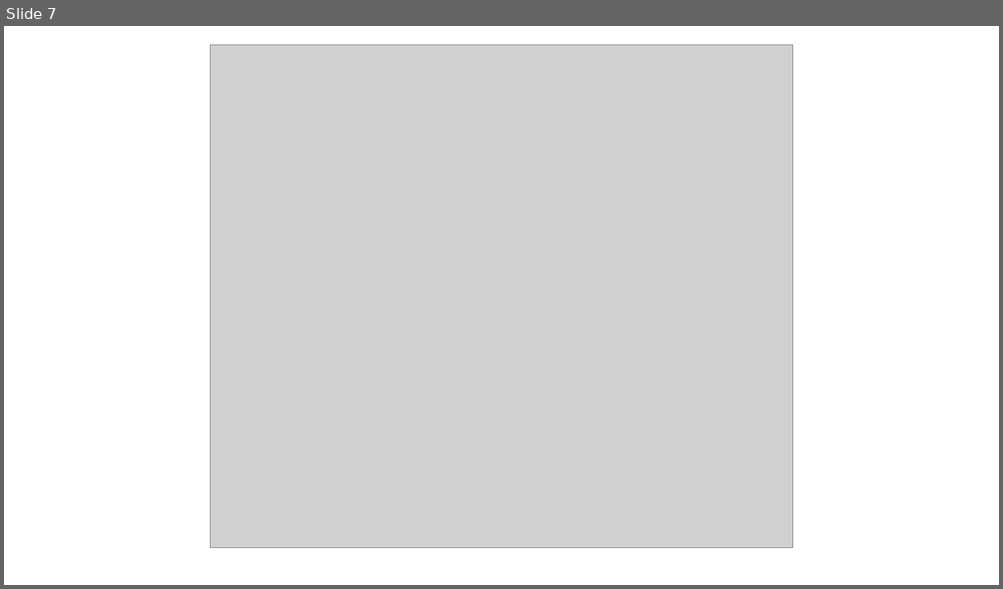
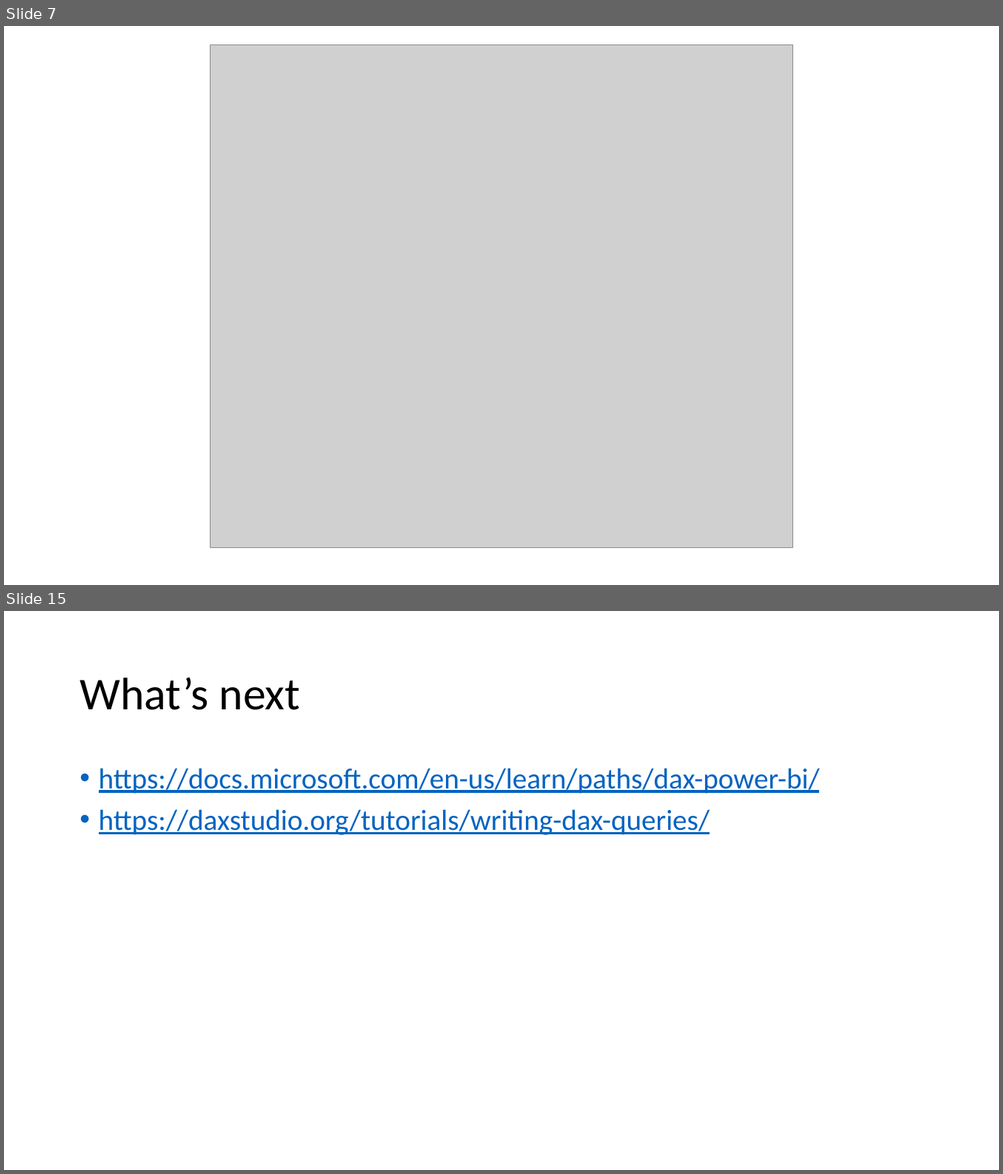
Before and after one commit to kimteespk/DADS5001-Data-Analytics-and-Data-Science-Tools-and-Programming, a slide deck: 13-Power-BI-Dax/DSTools-Power-BI-Dax.pptx. Shown one above the other, each under a label of ours: slide 7 before the commit, slides 7 and 15 after it; the slides between them are not shown. The pictures are 1003x589 and 1003x1174 pixels, drawn with LibreOffice and Linux fonts; fonts in the diff are those of the drawing; grey boxes stand for pictures. Boxes give left, top, right and bottom in pixels: in the first picture for what was removed or moved away, otherwise in the second. Text is boxed around its words. In the diff, an @@ line names an element or a change of style, - is before the commit and + after.

```diff
--- a/13-Power-BI-Dax/DSTools-Power-BI-Dax.pptx
+++ b/13-Power-BI-Dax/DSTools-Power-BI-Dax.pptx
@@ slide 15 added at (4, 611, 999, 1170), background #FFFFFF @@
@@ title added at (79, 678, 301, 710), 44 pt, text #000000 @@
+What’s next
@@ text added at (99, 768, 819, 835), 28 pt, text #0563C1, underline @@
+• https://docs.microsoft.com/en-us/learn/paths/dax-power-bi/
+• https://daxstudio.org/tutorials/writing-dax-queries/
```
Also in this commit, not shown: 10 slides changed.
